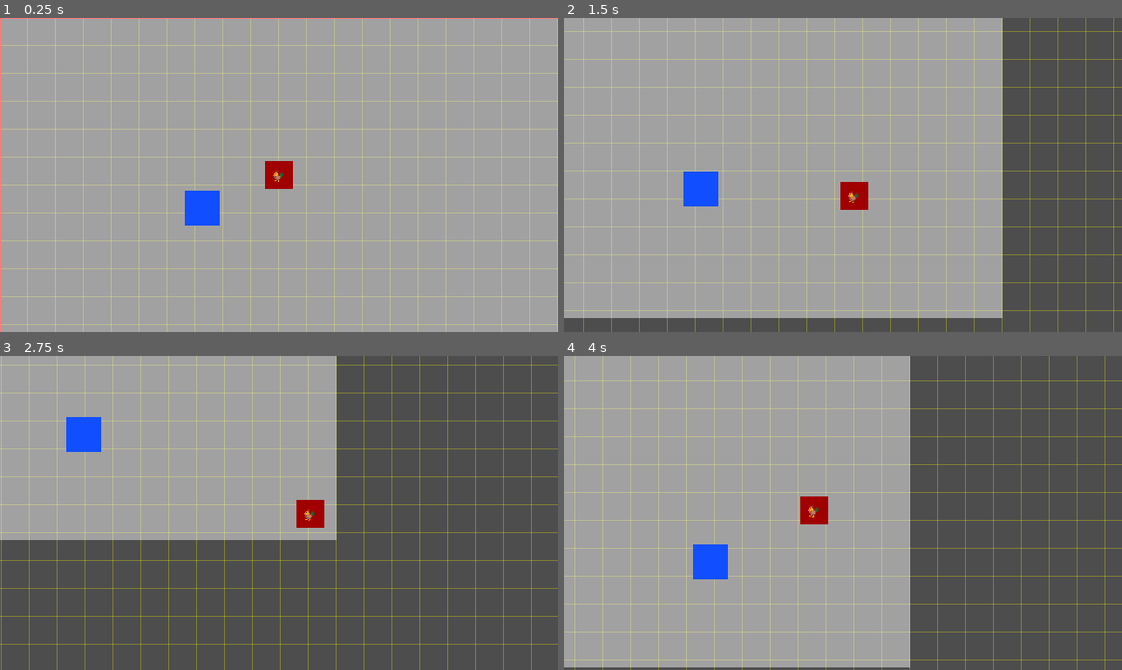
Above: before the commit, frames 1-4 (two rows, left to right).
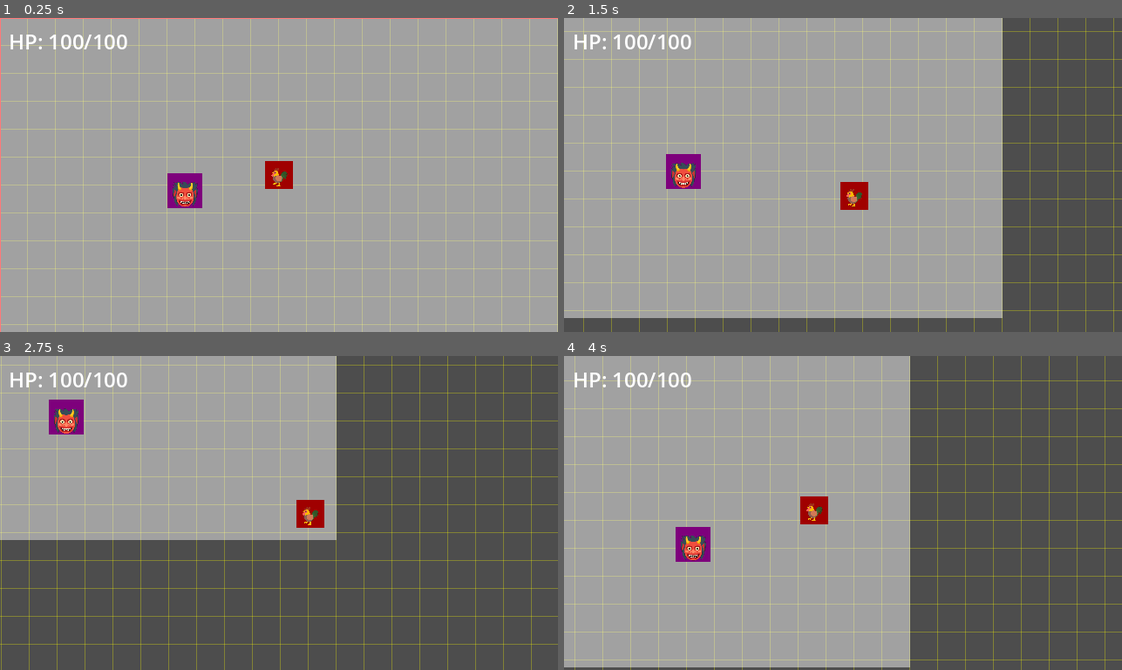
Above: after the commit, the same moments.

Repository: thejoshyee/sarimanok-game
Game: Godot game, scene res://main.tscn
Same seed, same stepped clock (60 frames per second), same inputs: the game is played once before the commit and once after it.
Inputs:
- Up to frame 1 (0.25 s): no input
- Up to frame 2 (1.5 s): hold Right (move_right) 0.53-1.28 s; hold S (move_down) from 1.28 s (still down)
- Up to frame 3 (2.75 s): release S (move_down) at 2.03 s; hold Right (move_right) from 2.03 s (still down)
- Up to frame 4 (4 s): release Right (move_right) at 2.78 s; hold Up (move_up) 2.78-3.53 s; hold A (move_left) from 3.53 s (still down)

The runs differ from the first frame. In frame 1, 1.7% of the frame differs, in the area x 1-52%, y 5-67%; in frame 2, 1.7%; in frame 3, 1.7%; in frame 4, 1.7%.

Commit message:
feat: wire player into main scene with HUD and camera follow
- Add HUD CanvasLayer with HP display in main scene
- Create hud.gd to update player HP every frame via group lookup
- Verify camera follows player smoothly (already implemented)
- Confirm pause system integration works automatically
- Center placeholder art for player and enemy sprites
- Complete task 4.5

Diff:
--- a/game/main.tscn
+++ b/game/main.tscn
@@ -1,9 +1,10 @@
-[gd_scene load_steps=6 format=3 uid="uid://cxqxr03wo51p8"]
+[gd_scene load_steps=7 format=3 uid="uid://cxqxr03wo51p8"]
 
 [ext_resource type="Script" uid="uid://bknm7mckcoe48" path="res://scripts/main.gd" id="1_ig7tw"]
 [ext_resource type="PackedScene" uid="uid://cpkbwqsncisvf" path="res://scenes/player/player.tscn" id="2_0xm2m"]
 [ext_resource type="PackedScene" uid="uid://cg2j7pspt52yr" path="res://scenes/ui/pause_menu.tscn" id="3_h2yge"]
 [ext_resource type="PackedScene" uid="uid://coqhlglw7m7ay" path="res://scenes/enemies/test_enemy.tscn" id="4_1bvp3"]
+[ext_resource type="Script" uid="uid://dmuri4ffvpoe1" path="res://scripts/hud.gd" id="5_lquwl"]
 
 [sub_resource type="TileSet" id="TileSet_ig7tw"]
 tile_size = Vector2i(32, 32)
@@ -36,3 +37,14 @@
 
 [node name="TestEnemy" parent="." instance=ExtResource("4_1bvp3")]
 position = Vector2(200, 200)
+
+[node name="HUD" type="CanvasLayer" parent="."]
+script = ExtResource("5_lquwl")
+
+[node name="HPLabel" type="Label" parent="HUD"]
+offset_left = 10.0
+offset_top = 10.0
+offset_right = 102.0
+offset_bottom = 33.0
+theme_override_font_sizes/font_size = 24
+text = "HP: 100/100"
--- a/game/scenes/enemies/test_enemy.tscn
+++ b/game/scenes/enemies/test_enemy.tscn
@@ -10,9 +10,26 @@
 script = ExtResource("1_pnhpx")
 
 [node name="ColorRect" type="ColorRect" parent="."]
-offset_right = 40.0
-offset_bottom = 40.0
-color = Color(0.066228054, 0.3040476, 1, 1)
+offset_left = -20.0
+offset_top = -20.0
+offset_right = 20.0
+offset_bottom = 20.0
+color = Color(0.49282897, 0.00015835017, 0.48746043, 1)
 
 [node name="CollisionShape2D" type="CollisionShape2D" parent="."]
 shape = SubResource("RectangleShape2D_rnbc0")
+
+[node name="Label" type="Label" parent="."]
+anchors_preset = 15
+anchor_right = 1.0
+anchor_bottom = 1.0
+offset_left = -20.0
+offset_top = -20.0
+offset_right = 20.0
+offset_bottom = 20.0
+grow_horizontal = 2
+grow_vertical = 2
+theme_override_font_sizes/font_size = 32
+text = "👹"
+horizontal_alignment = 1
+vertical_alignment = 1
--- a/game/scenes/player/player.tscn
+++ b/game/scenes/player/player.tscn
@@ -24,11 +24,21 @@
 shape = SubResource("RectangleShape2D_dovo2")
 
 [node name="Label" type="Label" parent="."]
-offset_left = -9.0
-offset_top = -12.0
-offset_right = 10.0
-offset_bottom = 11.0
+anchors_preset = 8
+anchor_left = 0.5
+anchor_top = 0.5
+anchor_right = 0.5
+anchor_bottom = 0.5
+offset_left = -16.0
+offset_top = -16.0
+offset_right = 16.0
+offset_bottom = 16.0
+grow_horizontal = 2
+grow_vertical = 2
+theme_override_font_sizes/font_size = 24
 text = "🐓"
+horizontal_alignment = 1
+vertical_alignment = 1
 
 [node name="DamageArea" type="Area2D" parent="."]
 collision_layer = 0
--- /dev/null
+++ b/game/scripts/hud.gd
@@ -0,0 +1,19 @@
+extends CanvasLayer
+
+@onready var hp_label: Label = $HPLabel
+
+
+func _ready() -> void:
+	# find the player and connect to it
+	var player = get_tree().get_first_node_in_group("player")
+	if player:
+		update_hp(player.current_hp, player.stats.max_hp)
+
+func _process(_delta: float) -> void:
+	# update HP display every frame
+	var player = get_tree().get_first_node_in_group("player")
+	if player:
+		update_hp(player.current_hp, player.stats.max_hp)
+
+func update_hp(current: float, max_hp: float) -> void:
+	hp_label.text = "HP: %d/%d" % [current, max_hp]
Not shown, added: game/scripts/hud.gd.uid
Not shown, changed: .taskmaster/tasks/tasks.json
